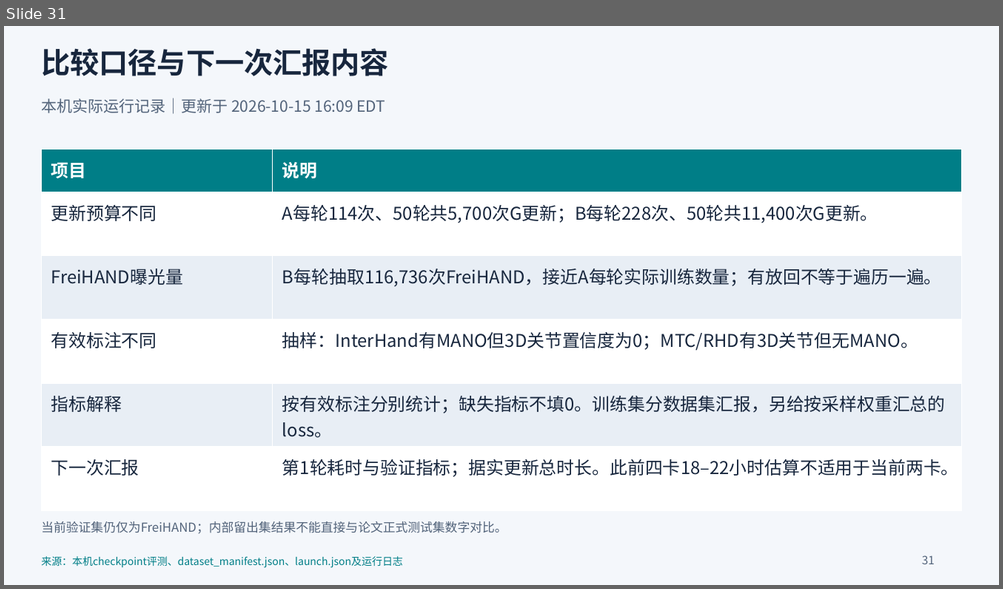
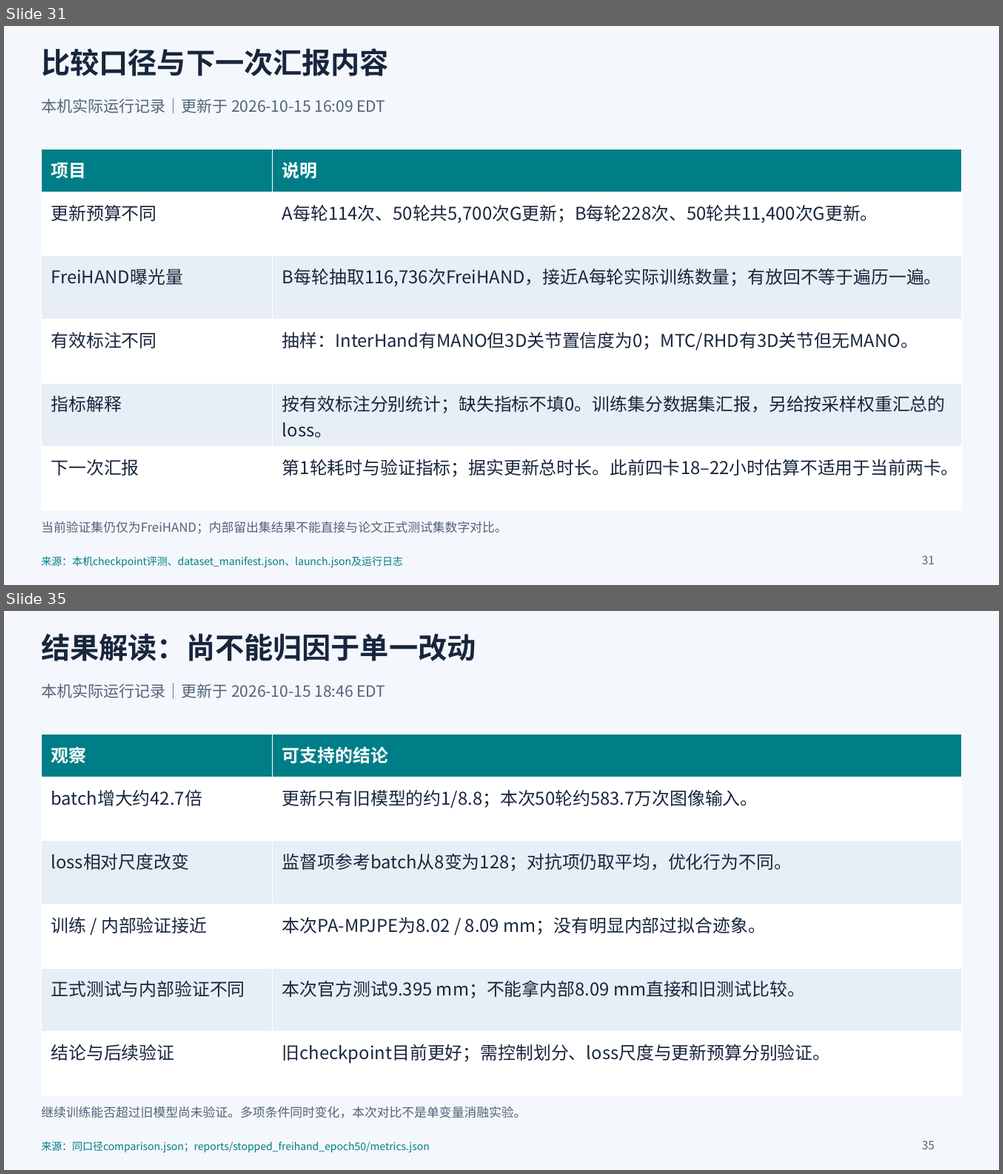
Before and after one commit to choppa129/WiLoR, a slide deck: reports/wilor_training_reproduction_summary/WiLoR_论文代码差异与本机训练复盘.pptx. Shown one above the other, each under a label of ours: slide 31 before the commit, slides 31 and 35 after it; the slides between them are not shown. The pictures are 1003x589 and 1003x1174 pixels, drawn with LibreOffice and Linux fonts; fonts in the diff are those of the drawing. Boxes give left, top, right and bottom in pixels: in the first picture for what was removed or moved away, otherwise in the second. Text is boxed around its words. In the diff, an @@ line names an element or a change of style, - is before the commit and + after.

Commit message:
docs: add glove baseline summary metrics and presentation

```diff
--- a/reports/wilor_training_reproduction_summary/WiLoR_论文代码差异与本机训练复盘.pptx
+++ b/reports/wilor_training_reproduction_summary/WiLoR_论文代码差异与本机训练复盘.pptx
@@ slide 35 added at <box>4,611,999,1170</box>, background #F4F7FB @@
@@ text added at <box>41,633,475,661</box>, 28 pt, text #17263D, bold @@
+结果解读：尚不能归因于单一改动
@@ text added at <box>41,683,386,699</box>, 15 pt, text #52637A @@
+本机实际运行记录｜更新于 2026-10-15 18:46 EDT
@@ table added at <box>41,734,962,1096</box>, 6 rows, 2 columns @@
+观察 | 可支持的结论
+batch增大约42.7倍 | 更新只有旧模型的约1/8.8；本次50轮约583.7万次图像输入。
+loss相对尺度改变 | 监督项参考batch从8变为128；对抗项仍取平均，优化行为不同。
+训练 / 内部验证接近 | 本次PA-MPJPE为8.02 / 8.09 mm；没有明显内部过拟合迹象。
+正式测试与内部验证不同 | 本次官方测试9.395 mm；不能拿内部8.09 mm直接和旧测试比较。
+结论与后续验证 | 旧checkpoint目前更好；需控制划分、loss尺度与更新预算分别验证。
@@ text added at <box>41,1107,526,1119</box>, 12 pt, text #52637A @@
+继续训练能否超过旧模型尚未验证。多项条件同时变化，本次对比不是单变量消融实验。
@@ text added at <box>41,1142,429,1153</box>, 10 pt, text #007E87 @@
+来源：同口径comparison.json；reports/stopped_freihand_epoch50/metrics.json
@@ text added at <box>922,1141,934,1150</box>, 11 pt, text #52637A @@
+35
```
Also in this commit, not shown: 7 other slides added, 2 other files.
